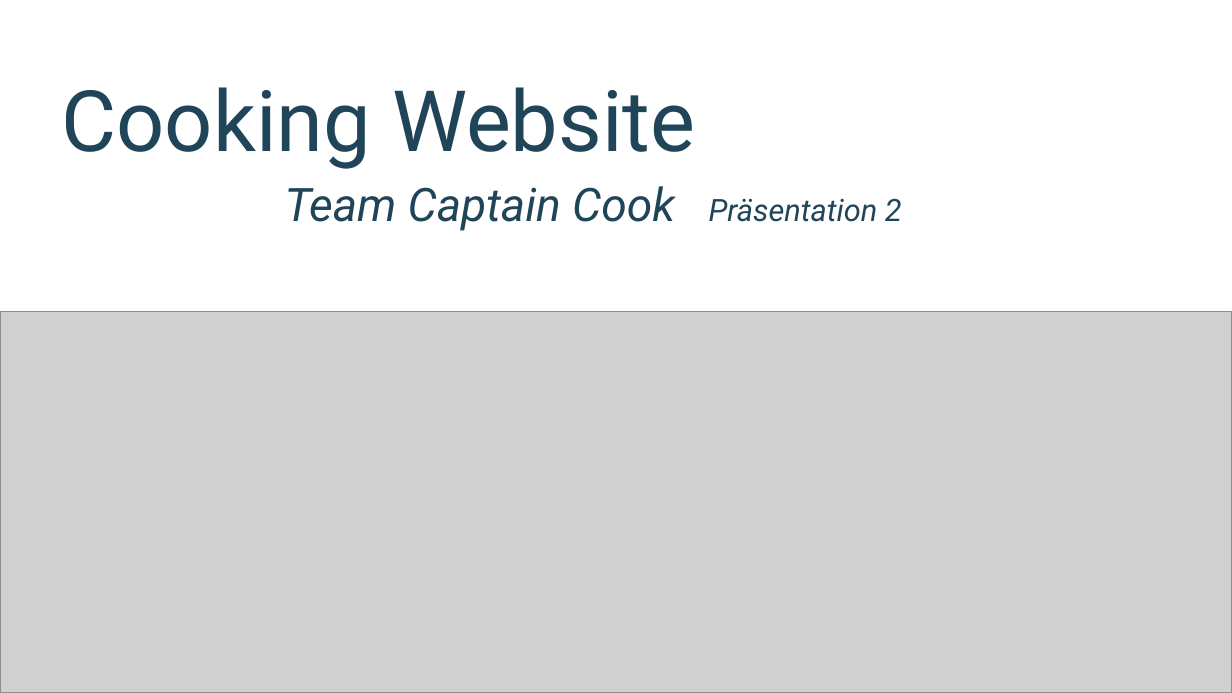
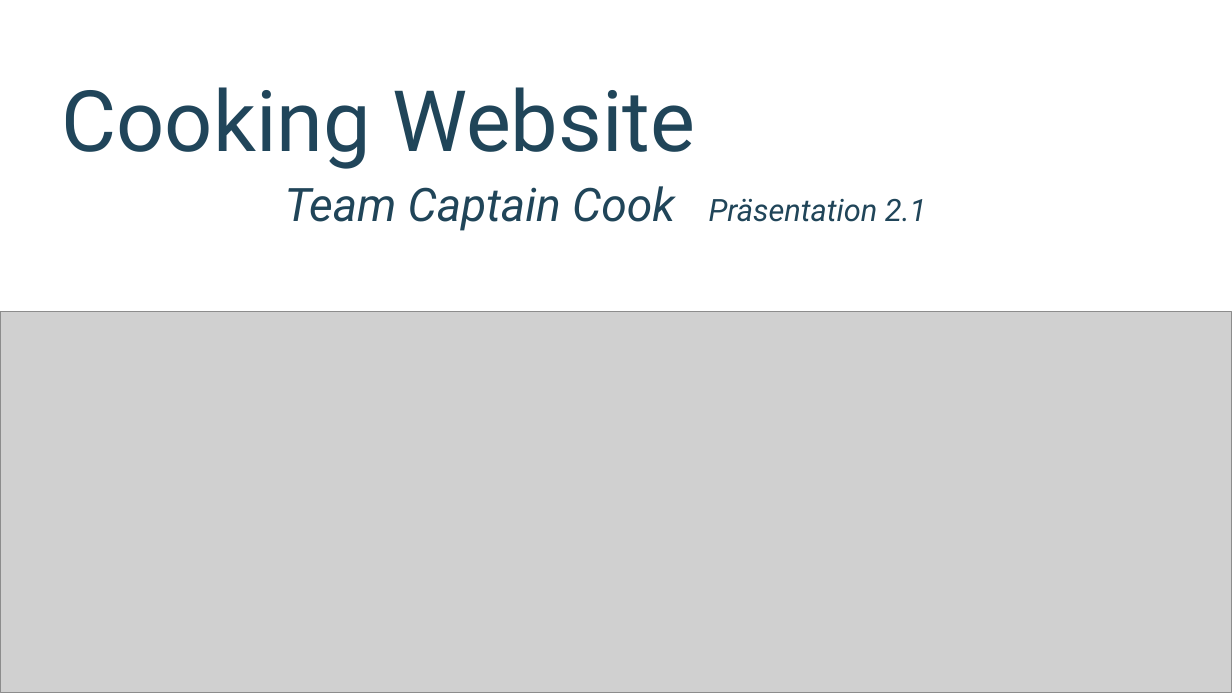
Before and after one commit to leen001/Captain_Cook, a slide deck: slide 1 of docs/praesi_02_nfr.pptx. Drawn at 1232x693 pixels with LibreOffice and Linux fonts; fonts in the diff are those of the drawing; grey boxes stand for pictures. Boxes give left, top, right and bottom in pixels: in the first picture for what was removed or moved away, otherwise in the second. Text is boxed around its words. In the diff, an @@ line names an element or a change of style, - is before the commit and + after.

```diff
--- a/docs/praesi_02_nfr.pptx
+++ b/docs/praesi_02_nfr.pptx
@@ text at <box>709,199,926,222</box>: text changed @@
-Präsentation 2
+Präsentation 2.1
```
Also in this commit, not shown: 9 other slides changed, 1 slide added, 1 other file.
